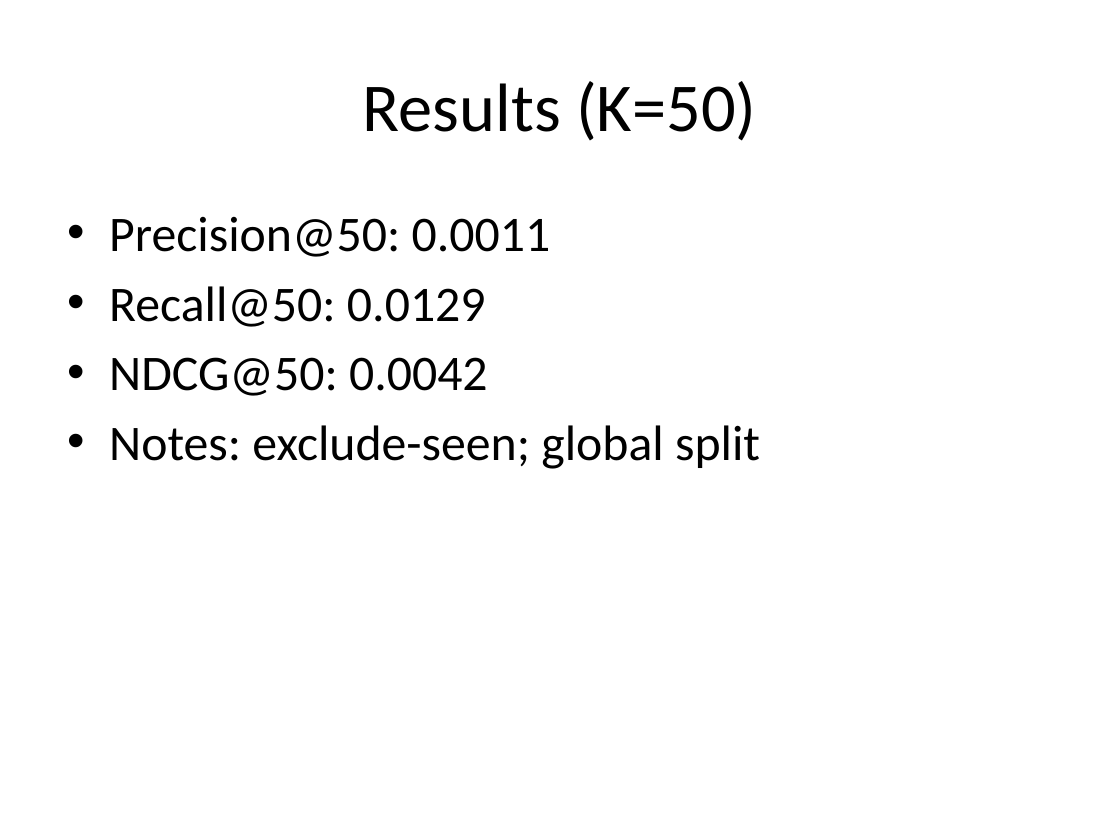
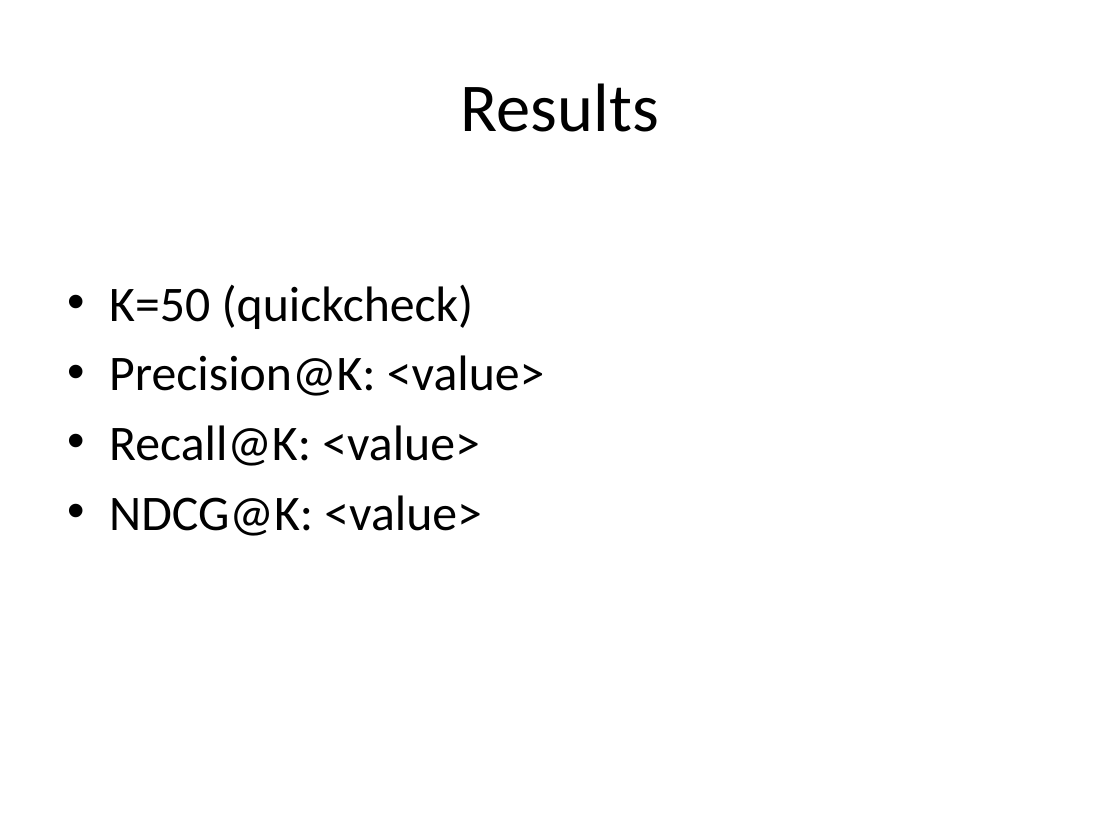
Before and after one commit to MET-CS-777/cs777-final-project-sri99-svg, a slide deck: slide 6 of SLIDES.pptx (slide 4 before the commit). Drawn at 1120x840 pixels with LibreOffice and Linux fonts; fonts in the diff are those of the drawing. Boxes give left, top, right and bottom in pixels: in the first picture for what was removed or moved away, otherwise in the second. Text is boxed around its words. In the diff, an @@ line names an element or a change of style, - is before the commit and + after.

```diff
--- a/SLIDES.pptx
+++ b/SLIDES.pptx
@@ title at box(461, 83, 659, 132): text changed @@
-Results (K=50)
+Results
@@ text at box(109, 285, 545, 536): text changed @@
-• Precision@50: 0.0011
-• Recall@50: 0.0129
-• NDCG@50: 0.0042
-• Notes: exclude-seen; global split
+• K=50 (quickcheck)
+• Precision@K: <value>
+• Recall@K: <value>
+• NDCG@K: <value>
```
Also in this commit, not shown: 3 other slides changed, 4 slides added, 1 slide removed, 2 other files.
